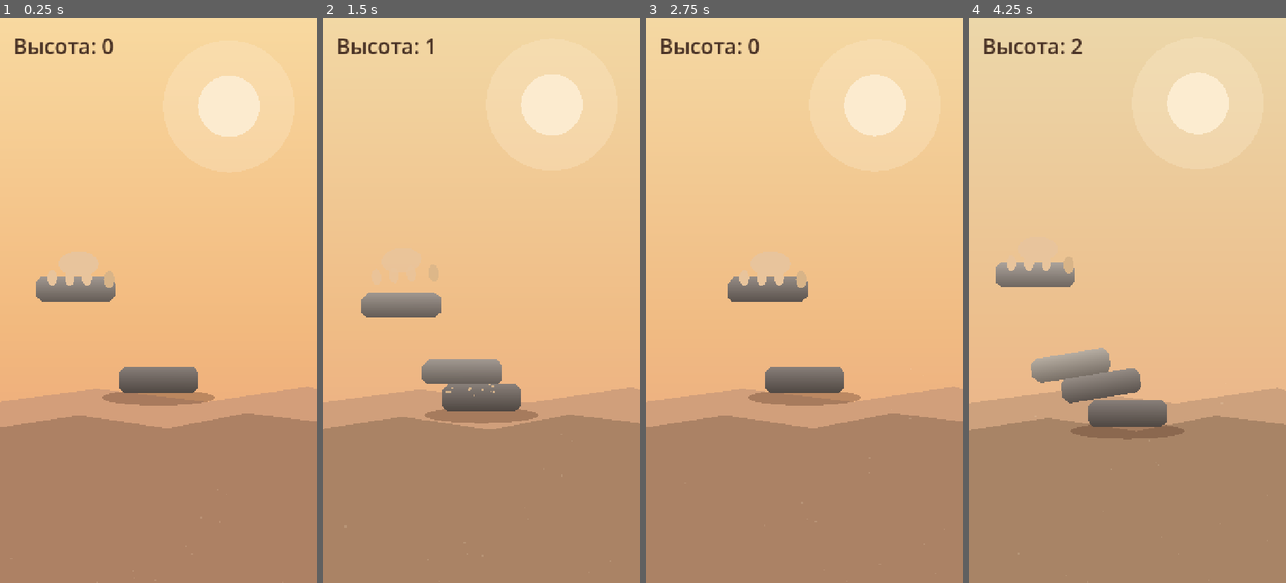
Above: before the commit, frames 1-4 (left to right).
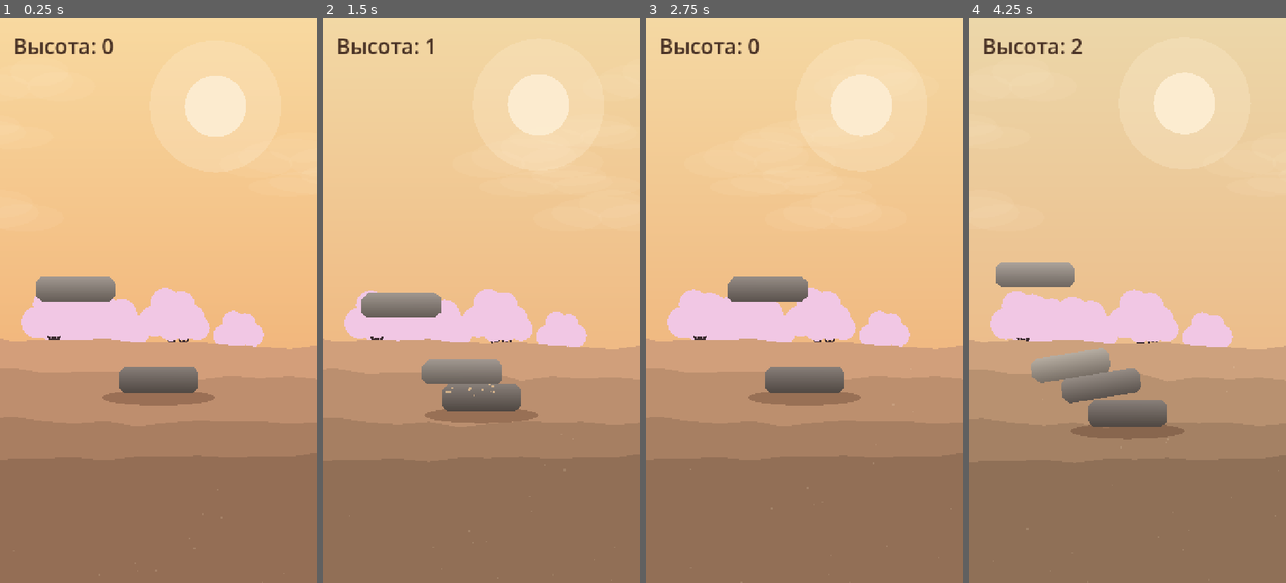
Above: after the commit, the same moments.

Repository: Babaika8/balance-tower
Game: Godot game, scene res://main.tscn
Two runs of this game, one before a commit and one after it. Both use one fixed random seed, a clock stepped at 60 frames per second and the inputs below.
Inputs (mouse positions are in pixels of both pictures, inside the frame that each line leads up to):
- Up to frame 1 (0.25 s): no input
- Up to frame 2 (1.5 s): tap Enter at 0.5 s; move the mouse to (551, 272) at 0.52 s; click (551, 272) at 0.67 s; tap Space at 0.77 s; drag from (418, 328) to (465, 413) at 1.27 s
- Up to frame 3 (2.75 s): move the mouse to (836, 176) at 2.02 s; click (836, 176) at 2.17 s
- Up to frame 4 (4.25 s): drag from (1111, 413) to (1032, 215) at 2.77 s; move the mouse to (1222, 385) at 3.52 s; click (1222, 385) at 3.67 s; tap Space at 3.77 s

The runs differ from the first frame. In frame 1, 36% of the frame differs, in the area x 0-100%, y 10-100%; in frame 2, 35%; in frame 3, 37%; in frame 4, 35%.

Commit message:
Atmosphere v2: remove hand, full-width screen-centered dunes, clouds, bg sakura
- fix: background was anchored to logical 0..720 (bunched left on wide
  screens); now centered on viewport center, dunes span full width
- remove the code-drawn hand (looked bad); stone is carried bare
- add 4 sand-dune layers, drifting clouds, background sakura trees
- all recolor/dim with the day->night atmosphere cycle

Co-Authored-By: Claude Opus 4.8 <noreply@anthropic.com>

Diff:
--- a/game.gd
+++ b/game.gd
@@ -43,17 +43,18 @@
 var bg_layers: Array = []
 var start_cam_y: float = 0.0
 
-# Атмосфера по высоте (режим без арта): меняющееся небо/солнце/звёзды/холмы.
+# Атмосфера по высоте (режим без арта): меняющееся небо/солнце/звёзды/дюны/облака/сакуры.
+# Фон экранно-закреплён, но центрируется по центру вьюпорта (как камера) и тянется
+# на всю ширину — поэтому раскладку обновляем каждый кадр по реальному размеру экрана.
 var atmo_active: bool = false
 var sky_grad: Gradient
 var sun_node: Polygon2D
 var halo_node: Polygon2D
-var stars_root: Node2D
-var hill_far: Polygon2D
-var hill_near: Polygon2D
-var hill_far_y: float = 0.0
-var hill_near_y: float = 0.0
 var motes: CPUParticles2D
+var atmo_stars: Array = []   # {node, nx, ny}
+var atmo_dunes: Array = []   # {node, base_y, factor, shade}
+var atmo_clouds: Array = []  # {node, nx, speed, ny}
+var atmo_sakura: Array = []  # {node, nx, base_y, canopy:[Polygon2D]}
 
 func _ready() -> void:
 	randomize()
@@ -163,50 +164,62 @@
 	sky.set_anchors_and_offsets_preset(Control.PRESET_FULL_RECT)
 	layer.add_child(sky)
 
-	# Звёзды (видны ночью — управляем общей прозрачностью).
-	stars_root = Node2D.new()
-	layer.add_child(stars_root)
-	for i in range(26):
+	# Звёзды (видны ночью). Хранят нормированный x (0..1) — раскладка под ширину экрана.
+	for i in range(30):
 		var st := Polygon2D.new()
 		st.polygon = _circle_polygon(randf_range(1.6, 3.2), 7)
 		st.color = Color(1, 1, 1)
-		st.position = Vector2(randf_range(20, BASE_W - 20), randf_range(20, BASE_H * 0.6))
-		stars_root.add_child(st)
+		layer.add_child(st)
 		var d := randf_range(0.7, 1.7)
 		var tw := st.create_tween().set_loops()
 		tw.tween_property(st, "modulate:a", 0.25, d).set_trans(Tween.TRANS_SINE)
 		tw.tween_property(st, "modulate:a", 1.0, d).set_trans(Tween.TRANS_SINE)
-	stars_root.modulate.a = 0.0
+		atmo_stars.append({"node": st, "nx": randf(), "ny": randf_range(20, BASE_H * 0.55)})
 
 	halo_node = Polygon2D.new()
 	halo_node.polygon = _circle_polygon(150.0, 28)
 	halo_node.color = Color(0.99, 0.93, 0.81, 0.35)
-	halo_node.position = Vector2(520, 200)
 	layer.add_child(halo_node)
 	sun_node = Polygon2D.new()
 	sun_node.polygon = _circle_polygon(70.0, 28)
 	sun_node.color = Color("FCEBCF")
-	sun_node.position = Vector2(520, 200)
 	layer.add_child(sun_node)
 
-	# Два слоя холмов (дальний/ближний) для параллакса при подъёме.
-	hill_far = _make_hill([Vector2(-80, 880), Vector2(220, 840), Vector2(470, 870),
-			Vector2(700, 835), Vector2(BASE_W + 80, 865)], Color(0.83, 0.62, 0.48))
-	layer.add_child(hill_far)
-	hill_near = _make_hill([Vector2(-80, 940), Vector2(180, 900), Vector2(380, 930),
-			Vector2(560, 895), Vector2(BASE_W + 80, 925)], Color(0.74, 0.50, 0.38))
-	layer.add_child(hill_near)
-	hill_far_y = hill_far.position.y
-	hill_near_y = hill_near.position.y
+	# Облака (плывут по небу, тинт под фазу).
+	for i in range(5):
+		var cl := _make_cloud()
+		cl.scale = Vector2(randf_range(1.0, 1.8), randf_range(1.0, 1.8))
+		layer.add_child(cl)
+		atmo_clouds.append({"node": cl, "nx": randf(), "speed": randf_range(0.006, 0.014),
+				"ny": randf_range(120, 480)})
+
+	# Сакуры на заднем плане (за дюнами): тёмный ствол + розовые соцветия.
+	for i in range(6):
+		var sk := _make_sakura(randf_range(0.9, 1.4))
+		layer.add_child(sk["node"])
+		sk["nx"] = randf()
+		sk["base_y"] = randf_range(770, 840)
+		atmo_sakura.append(sk)
+
+	# Дюны: несколько слоёв на всю ширину (центрируются по экрану), параллакс по высоте.
+	# base_y — мировой уровень гребня; factor — скорость параллакса; shade — затемнение.
+	var dune_specs := [
+		[760.0, 36.0, 0.02, 0.00], [840.0, 52.0, 0.035, 0.10],
+		[930.0, 50.0, 0.05, 0.20], [1040.0, 46.0, 0.07, 0.30],
+	]
+	for i in range(dune_specs.size()):
+		var sp: Array = dune_specs[i]
+		var dn := _make_dune(sp[1], 7 + i, i * 13 + 3)
+		layer.add_child(dn)
+		atmo_dunes.append({"node": dn, "base_y": sp[0], "factor": sp[2], "shade": sp[3]})
 
 	# Лёгкие частицы-пылинки, медленно плывут вверх.
 	motes = CPUParticles2D.new()
-	motes.amount = 22
+	motes.amount = 26
 	motes.lifetime = 7.0
 	motes.preprocess = 4.0
-	motes.position = Vector2(BASE_W / 2.0, BASE_H + 20)
 	motes.emission_shape = CPUParticles2D.EMISSION_SHAPE_RECTANGLE
-	motes.emission_rect_extents = Vector2(BASE_W / 2.0, 10)
+	motes.emission_rect_extents = Vector2(BASE_W, 10)
 	motes.direction = Vector2(0, -1)
 	motes.spread = 18.0
 	motes.gravity = Vector2(8, -16)
@@ -220,14 +233,47 @@
 	atmo_active = true
 	_update_atmosphere()
 
-func _make_hill(pts: Array, col: Color) -> Polygon2D:
-	var poly := PackedVector2Array(pts)
-	poly.append(Vector2(BASE_W + 80, BASE_H + 200))
-	poly.append(Vector2(-80, BASE_H + 200))
-	var h := Polygon2D.new()
-	h.polygon = poly
-	h.color = col
-	return h
+# Дюна: волнистый гребень вокруг y=0 (range -amp..0), залив до низа. Центрируется
+# по экрану через node.position в раскладке; ширина с запасом на любой экран.
+func _make_dune(amp: float, step_seed: int, seed: int) -> Polygon2D:
+	var rng := RandomNumberGenerator.new()
+	rng.seed = seed
+	var ph := rng.randf() * TAU
+	var pts := PackedVector2Array()
+	var x := -3200.0
+	while x <= 3200.0:
+		var y := -amp * 0.5 * (1.0 + sin(x * 0.0016 + ph)) - rng.randf() * amp * 0.35
+		pts.append(Vector2(x, y))
+		x += 70.0
+	pts.append(Vector2(3200.0, 2600.0))
+	pts.append(Vector2(-3200.0, 2600.0))
+	var p := Polygon2D.new()
+	p.polygon = pts
+	return p
+
+func _make_sakura(scale: float) -> Dictionary:
+	var n := Node2D.new()
+	n.scale = Vector2(scale, scale)
+	# ствол с парой веток
+	var trunk := Polygon2D.new()
+	trunk.polygon = PackedVector2Array([Vector2(-7, 0), Vector2(7, 0), Vector2(4, -70), Vector2(-4, -70)])
+	trunk.color = Color("3A2A2E")
+	n.add_child(trunk)
+	for bx in [-1, 1]:
+		var br := Polygon2D.new()
+		br.polygon = PackedVector2Array([Vector2(0, -50), Vector2(6 * bx, -52), Vector2(30 * bx, -96), Vector2(22 * bx, -96)])
+		br.color = Color("3A2A2E")
+		n.add_child(br)
+	# крона — кластеры розовых кругов
+	var canopy: Array = []
+	for c in [[0, -104, 40], [-32, -92, 30], [34, -94, 30], [-12, -126, 28], [18, -122, 26]]:
+		var bl := Polygon2D.new()
+		bl.polygon = _circle_polygon(float(c[2]), 16)
+		bl.position = Vector2(c[0], c[1])
+		bl.color = Color("F1C7E4")
+		n.add_child(bl)
+		canopy.append(bl)
+	return {"node": n, "canopy": canopy, "nx": 0.0, "base_y": 800.0}
 
 # Палитра атмосферы по фазам (порог по счёту): рассвет→день→закат→ночь.
 # Каждая фаза: [score, top, mid, bot, sun, sun_y, ground, star_a]
@@ -261,15 +307,53 @@
 	halo_node.position.y = sun_node.position.y
 	halo_node.color = Color(suncol.r, suncol.g, suncol.b, 0.30)
 	var ground: Color = a[6].lerp(b[6], f)
-	hill_far.color = ground
-	hill_near.color = ground.darkened(0.18)
-	stars_root.modulate.a = lerp(float(a[7]), float(b[7]), f)
+	var star_a: float = lerp(float(a[7]), float(b[7]), f)
+	var night: float = star_a   # 0 днём, 1 ночью
 	motes.color = Color(suncol.r, suncol.g, suncol.b, 0.16)
-	# Параллакс холмов при подъёме камеры.
+
+	# --- Респонсивная раскладка: центр по центру вьюпорта, ширина — вся видимая ---
+	var vr: Vector2 = get_viewport().get_visible_rect().size
+	var vw: float = vr.x
+	var vh: float = vr.y
+	var cx: float = vw / 2.0
+	var dt: float = get_process_delta_time()
+	var climb: float = 0.0
 	if camera:
-		var climb: float = start_cam_y - camera.position.y
-		hill_far.position.y = hill_far_y + climb * 0.04
-		hill_near.position.y = hill_near_y + climb * 0.08
+		climb = start_cam_y - camera.position.y
+
+	# Солнце/гало — справа-сверху относительно центра экрана.
+	var sun_x: float = cx + vw * 0.18
+	sun_node.position = Vector2(sun_x, lerp(float(a[5]), float(b[5]), f))
+	halo_node.position = sun_node.position
+
+	# Звёзды по всей ширине.
+	for s in atmo_stars:
+		var sn: Polygon2D = s["node"]
+		sn.position = Vector2(s["nx"] * vw, s["ny"])
+		sn.self_modulate.a = star_a
+
+	# Облака плывут, тинт под фазу (днём светлее, ночью почти прячутся).
+	for c in atmo_clouds:
+		c["nx"] = fmod(c["nx"] + c["speed"] * dt + 1.1, 1.2)
+		var cn: Node2D = c["node"]
+		cn.position = Vector2((c["nx"] - 0.1) * vw, c["ny"])
+		cn.modulate = Color(suncol.r, suncol.g, suncol.b, lerp(0.5, 0.12, night))
+
+	# Дюны: центр по экрану, цвет от фазы (дальше — светлее, ближе — темнее), параллакс.
+	for d in atmo_dunes:
+		var dn: Polygon2D = d["node"]
+		dn.color = ground.darkened(d["shade"])
+		dn.position = Vector2(cx, d["base_y"] + climb * d["factor"])
+
+	# Сакуры за дюнами: по всей ширине, крона тускнеет к ночи.
+	for sk in atmo_sakura:
+		var skn: Node2D = sk["node"]
+		skn.position = Vector2(sk["nx"] * vw, sk["base_y"] + climb * 0.045)
+		skn.modulate = Color(1, 1, 1).lerp(Color(0.45, 0.45, 0.6), night * 0.85)
+
+	# Частицы — на всю ширину у нижней кромки.
+	motes.position = Vector2(cx, vh + 20.0)
+	motes.emission_rect_extents = Vector2(maxf(BASE_W, vw) / 2.0, 10.0)
 
 func _add_bg_layer(tex: Texture2D, z: int, drift: float, bottom_y: float, mode: String, scale: float, sway: bool) -> Sprite2D:
 	var sp := Sprite2D.new()
@@ -792,29 +876,7 @@
 		bt.tween_property(sp, "position:y", by - 6.0, 0.9).set_trans(Tween.TRANS_SINE)
 		bt.tween_property(sp, "position:y", by, 0.9).set_trans(Tween.TRANS_SINE)
 		return
-
-	var skin := Color("E8C49C")
-	var skin_d := Color("D8B488")
-	var hh := size.y / 2.0
-	# Тыльная сторона ладони над камнем.
-	var back := Polygon2D.new()
-	back.polygon = _ellipse_polygon(46, 28, 20)
-	back.color = skin
-	back.position = Vector2(6, -hh - 30)
-	parent.add_child(back)
-	# Большой палец справа.
-	var thumb := Polygon2D.new()
-	thumb.polygon = _ellipse_polygon(12, 20, 14)
-	thumb.color = skin_d
-	thumb.position = Vector2(size.x * 0.42, -hh + 6)
-	parent.add_child(thumb)
-	# Пальцы, обхватывающие камень сверху.
-	for x in [-size.x * 0.30, -size.x * 0.08, size.x * 0.14]:
-		var f := Polygon2D.new()
-		f.polygon = _ellipse_polygon(11, 18, 14)
-		f.color = skin
-		f.position = Vector2(x, -hh + 2)
-		parent.add_child(f)
+	# Без арт-руки: ничего не рисуем — камень «несётся» сам (рука убрана по просьбе).
 
 func _rock_polygon(size: Vector2) -> PackedVector2Array:
 	var hw := size.x / 2.0
